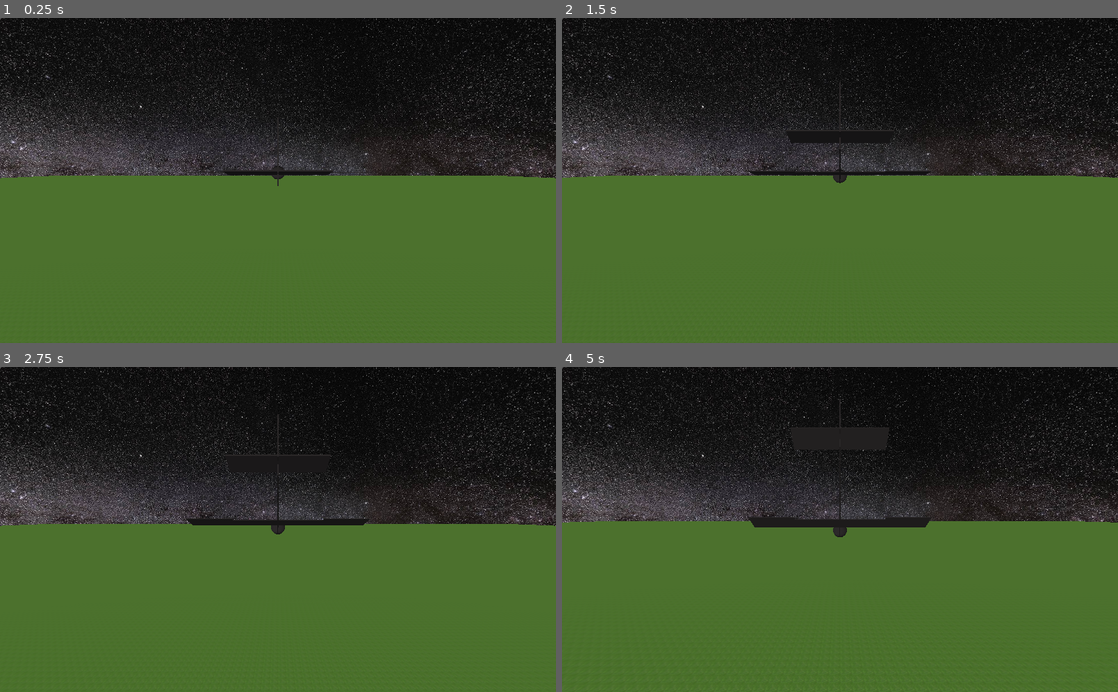
Above: before the commit, frames 1-4 (two rows, left to right).
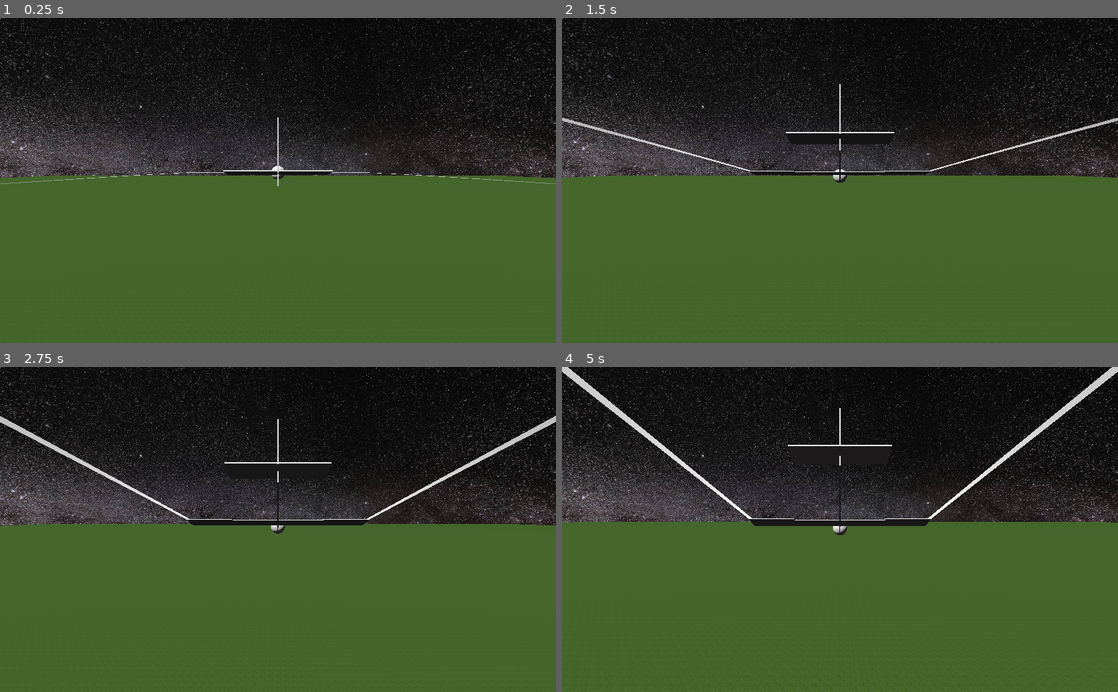
Above: after the commit, the same moments.

Repository: david-andrew/Mehve
Game: Godot game, scene res://scenes/TestLevel.tscn
Two runs of this game, one before a commit and one after it. Both use one fixed random seed, a clock stepped at 60 frames per second and the inputs below.
Inputs:
- Up to frame 1 (0.25 s): no input
- Up to frame 2 (1.5 s): no input
- Up to frame 3 (2.75 s): no input
- Up to frame 4 (5 s): no input

The runs differ from the first frame. In frame 1, 0.3% of the frame differs, in the area x 0-100%, y 30-52%; in frame 2, 0.8%; in frame 3, 1.2%; in frame 4, 2.1%, in the area x 0-100%, y 0-100%.

Commit message:
added vapor trail to plane

Diff:
--- a/aerodynamics/test_glider_4.json
+++ b/aerodynamics/test_glider_4.json
@@ -64,5 +64,18 @@
             "root": [0, 0, 0],
             "mass": 500
         }
+    ],
+    "motors": [
+        {
+            "root": [0, 0, 8],
+            "thrust": 10000
+        }
+    ],
+    "trails": [
+        {
+            "root": [5.875, 0, 1.75],
+            "mirrorX": true,
+            "mirrorY": false
+        }
     ]
 }
--- a/project.godot
+++ b/project.godot
@@ -8,9 +8,14 @@
 
 config_version=4
 
-_global_script_classes=[  ]
+_global_script_classes=[ {
+"base": "Spatial",
+"class": "TrailRenderer",
+"language": "GDScript",
+"path": "res://scripts/TrailRenderer.gd"
+} ]
 _global_script_class_icons={
-
+"TrailRenderer": ""
 }
 
 [application]
--- a/scenes/CameraRoot.gd
+++ b/scenes/CameraRoot.gd
@@ -18,7 +18,7 @@
 func _process(delta):
     #get input, modify azimuth and altitude
     var h_input = Input.get_action_strength("camera_orbit_left") - Input.get_action_strength("camera_orbit_right")
-    var v_input = Input.get_action_strength("camera_orbit_up") - Input.get_action_strength("camera_orbit_down")
+    var v_input = (Input.get_action_strength("camera_orbit_up") - Input.get_action_strength("camera_orbit_down"))
 
     altitude -= v_input * VSPEED * delta
     azimuth -= h_input * HSPEED * delta
--- a/scenes/TestGlider.gd
+++ b/scenes/TestGlider.gd
@@ -1,6 +1,7 @@
 extends RigidBody
 
 export var aero_model_path = 'res://aerodynamics/test_glider_4.json'
+var vapor_trail = preload("res://scenes/VaporTrail.tscn")
 
 export var WING_DENSITY = 200 #kilograms / meter^3
 export var LIFT_TO_DRAG_RATIO = 5#70
@@ -37,11 +38,13 @@
 #const ROLL_STRENGTH = 10000
 #const PITCH_STRENGTH = 20000
 #const YAW_STRENGTH = 10000
-const THRUST_STRENGTH = 10000
+const THRUST_STRENGTH = 20000
 
 
 var surfaces = [] #array of surface nodes
 var weights = []
+var trails = []
+var motors = []
 
 class Weight:
     var spatial: Spatial
@@ -57,6 +60,13 @@
     var yaw: float
     var mirrorX: bool
     var mirrorY: bool
+
+#class Trail:
+#    var root: Vector3
+
+class Motor:
+    var spatial: Spatial
+    var thrust: float
 
 
 # Called when the node enters the scene tree for the first time.
@@ -148,16 +158,6 @@
 
 # compute the force and torque at the CoM for the given surface
 func get_surface_forces(surface: Surface, V_CoM: Vector3, W: Vector3):
-    #tasks:
-    # y face linear blunt force + torque
-    # y face angular blunt force + torque
-    # other faces blunt...
-
-    # -z linear lift + drag
-    # angular lift + drag?
-    # etc
-    # other faces?
-
 
     # vector from CoM to center of surface
     var r: Vector3 = surface.spatial.global_transform.origin - global_transform.origin
@@ -196,28 +196,18 @@
 
 
     # y face lift force + torque
-#    var Vz_CoM =  V_CoM.dot(basis_z) * basis_z
     var Fy_lift: Vector3 = 0.5 * Cl * AIR_DENSITY * area_y * Vz.length_squared() * basis_y if surface.lift else Vector3.ZERO
     var Fy_pressure = Fy_lift.length() / area_y
-#    if Fy_pressure > 0 and randf() < 0.1:
-#        print("pressure: ", Fy_pressure)
     if surface.mirrorX:
         Fy_lift *= -1
     var Ty_lift: Vector3 = r.cross(Fy_lift)
 
     # y face drag force + torque
-#    var Fy_drag: Vector3 = 0.5 * Cd * AIR_DENSITY * area_y * Vz.length_squared() * Vz.normalized() if surface.lift else Vector3.ZERO
     var Fy_drag: Vector3 = Fy_lift.length() / LIFT_TO_DRAG_RATIO * Vz.normalized()
     var Ty_drag: Vector3 = r.cross(Fy_drag)
 
 
-#    #debug
-#    if surface.lift and randf() < 0.1:
-#        print(Fy_lift)
-#
-#
-
-
+    # combine all components of lift force + torque, and return
     var F: Vector3 = Fy_blunt + Fy_drag + Fy_lift
     var T: Vector3 = Tyy_blunt + Tyz_blunt + Tyx_blunt + Ty_lift + Ty_drag
     return [F, T]
@@ -255,6 +245,19 @@
         weight.spatial = Spatial.new()
         weight.spatial.transform = Transform(Basis.IDENTITY, root)
         weights.append(weight)
+
+    for trail_json in model['trails']:
+        var mirrorX = trail_json['mirrorX']
+        var mirrorY = trail_json['mirrorY']
+        var root := array_to_vector3(trail_json['root'])
+        trails.append(root)
+        if mirrorX:
+            trails.append(Vector3(-root.x, root.y, root.z))
+        if mirrorY:
+            trails.append(Vector3(root.x, -root.y, root.z))
+        if mirrorX and mirrorY:
+            trails.append(Vector3(-root.x, -root.y, root.z))
+
 
 
 
@@ -294,6 +297,8 @@
     for weight in weights:
         weight.spatial.transform.origin -= CoM
         add_child(weight.spatial)
+    for i in range(trails.size()):
+        trails[i] -= CoM
 
     #set the mass_simulator shape's dimensions based on the required moment of inertia
     var mass_simulator = $MassSimulator
@@ -383,10 +388,14 @@
 
 
 func add_surface_geometry():
+    var material := SpatialMaterial.new()
+    material.flags_do_not_receive_shadows = true
+
     for surface in surfaces:
         var geometry := MeshInstance.new()
         geometry.mesh = CubeMesh.new()
         geometry.mesh.size = surface.dims
+        geometry.mesh.material = material
 #        geometry.transform = surface.spatial.transform
 #        $MeshRoot.add_child(geometry)
         surface.spatial.add_child(geometry)
@@ -396,16 +405,21 @@
         geometry.mesh = SphereMesh.new()
         geometry.mesh.radius = 0.5
         geometry.mesh.height = 1.0
+        geometry.mesh.material = material
         geometry.transform = weight.spatial.transform
         $MeshRoot.add_child(geometry)
 
+    for root in trails:
+        var trail = vapor_trail.instance()
+        trail.transform.origin = root
+        $MeshRoot.add_child(trail)
 
 #Helper function to convert an array of length 3 to a Vector3
-func array_to_vector3(arr):
+func array_to_vector3(arr) -> Vector3:
     return Vector3(arr[0], arr[1], arr[2])
 
-func degvec2rad(v: Vector3):
+func degvec2rad(v: Vector3) -> Vector3:
     return Vector3(deg2rad(v.x), deg2rad(v.y), deg2rad(v.z))
 
-func radvect2deg(v: Vector3):
+func radvect2deg(v: Vector3) -> Vector3:
     return Vector3(rad2deg(v.x), rad2deg(v.y), rad2deg(v.z))
--- a/scenes/TestLevel.tscn
+++ b/scenes/TestLevel.tscn
@@ -7,10 +7,7 @@
 [sub_resource type="BoxShape" id=1]
 
 [sub_resource type="SpatialMaterial" id=2]
-flags_unshaded = true
 flags_vertex_lighting = true
-flags_do_not_receive_shadows = true
-flags_disable_ambient_light = true
 albedo_texture = ExtResource( 1 )
 uv1_scale = Vector3( 3072, 2048, 1 )
 
@@ -69,3 +66,7 @@
 [node name="Camera" type="Camera" parent="."]
 transform = Transform( 1, 0, 0, 0, 0.999825, 0.0187261, 0, -0.0187261, 0.999825, 0, 113.71, 286.08 )
 far = 2000.0
+
+[node name="DirectionalLight" type="DirectionalLight" parent="."]
+transform = Transform( 0.90362, -0.2133, -0.37145, 0.428336, 0.449978, 0.783612, 0, -0.867192, 0.497973, 0, 11.0925, 0 )
+shadow_enabled = true
--- /dev/null
+++ b/scenes/VaporTrail.tscn
@@ -0,0 +1,28 @@
+[gd_scene load_steps=5 format=2]
+
+[ext_resource path="res://scripts/TrailRenderer.gd" type="Script" id=1]
+
+[sub_resource type="Curve" id=1]
+_data = [ Vector2( 0.497854, 1 ), 0.0, 0.0, 0, 0 ]
+
+[sub_resource type="Shader" id=2]
+code = "shader_type spatial;
+render_mode blend_mix,depth_draw_opaque,cull_back,diffuse_burley,specular_schlick_ggx,unshaded,vertex_lighting,shadows_disabled,ambient_light_disabled;
+uniform vec4 albedo : hint_color = vec4(1.0, 1.0, 1.0, 1.0);
+
+
+void fragment() {
+    ALBEDO = albedo.xyz;
+    ALPHA = albedo.a * (1.0 - UV.y);
+}"
+
+[sub_resource type="ShaderMaterial" id=3]
+shader = SubResource( 2 )
+shader_param/albedo = Color( 1, 1, 1, 1 )
+
+[node name="VaporTrail" type="Spatial"]
+script = ExtResource( 1 )
+width = 0.25
+width_curve = SubResource( 1 )
+max_points = 20
+material = SubResource( 3 )
--- /dev/null
+++ b/scripts/TrailRenderer.gd
@@ -0,0 +1,125 @@
+extends Spatial
+class_name TrailRenderer
+
+#############################
+# EXPORT PARAMS
+#############################
+# width
+export var width: float = 0.5
+export var width_curve: Curve
+# length
+export var max_points := 100
+export var material: Material
+# show or hide
+export var render: bool = true
+
+
+#############################
+# PARAMS
+#############################
+onready var half_width = width * 0.5
+var points := []
+
+
+#############################
+# OVERRIDE FUNCTIONS
+#############################
+func _ready() -> void:
+    var node = Node.new()
+    node.name = "Node"
+    add_child(node)
+
+    var render = MeshInstance.new()
+    render.name = "Render"
+    node.add_child(render)
+
+
+func _process(delta: float) -> void:
+    if render:
+        # add new point and render
+        add_point()
+        _draw_trail()
+    else:
+        # slowly hide the trail
+        if points.size() > 0:
+            var last_point = points.pop_back()
+            last_point.queue_free()
+
+
+#############################
+# API
+#############################
+func add_point() -> void:
+    var new_point = Position3D.new()
+    new_point.translation = self.global_transform.origin
+    new_point.rotation = self.global_transform.basis.get_euler()
+    points.insert(0, new_point)
+    if points.size() > max_points:
+        var last_point = points.pop_back()
+        last_point.queue_free()
+
+
+func _draw_trail() -> void:
+    if points.size() < 2:
+        return
+    # create surface tool
+    var st = SurfaceTool.new()
+    st.begin(Mesh.PRIMITIVE_TRIANGLES)
+    # draw triangles
+    for i in range(points.size() - 1):
+        _points_to_rect(st, points[i], points[i + 1], i)
+    # commit
+    st.generate_normals()
+#	st.generate_tangents()
+    $Node/Render.mesh = st.commit()
+    $Node/Render.set_surface_material(0, material)
+
+
+func _points_to_rect(st: SurfaceTool, p1: Position3D, p2: Position3D, idx: float) -> void:
+    var num_points = points.size() - 1
+
+    var offset1 = idx / num_points
+    var mod1 = half_width * width_curve.interpolate(offset1)
+
+    var v1 = p1.translation + p1.transform.basis.x * mod1
+    var uv1 = Vector2(0, offset1)
+
+    var v2 = p1.translation - p1.transform.basis.x * mod1
+    var uv2 = Vector2(1, offset1)
+
+    var offset2 = (idx + 1) / num_points
+    var mod2 = half_width * width_curve.interpolate(offset2)
+
+    var v3 = p2.translation + p2.transform.basis.x * mod2
+    var uv3 = Vector2(0, offset2)
+
+    var v4 = p2.translation - p2.transform.basis.x * mod2
+    var uv4 = Vector2(1, offset2)
+
+    st.add_uv(uv1)
+    st.add_vertex(v1)
+    st.add_uv(uv2)
+    st.add_vertex(v2)
+    st.add_uv(uv3)
+    st.add_vertex(v3)
+
+    st.add_uv(uv3)
+    st.add_vertex(v3)
+    st.add_uv(uv2)
+    st.add_vertex(v2)
+    st.add_uv(uv1)
+    st.add_vertex(v1)
+
+    st.add_uv(uv3)
+    st.add_vertex(v3)
+    st.add_uv(uv4)
+    st.add_vertex(v4)
+    st.add_uv(uv2)
+    st.add_vertex(v2)
+
+    st.add_uv(uv2)
+    st.add_vertex(v2)
+    st.add_uv(uv4)
+    st.add_vertex(v4)
+    st.add_uv(uv3)
+    st.add_vertex(v3)
